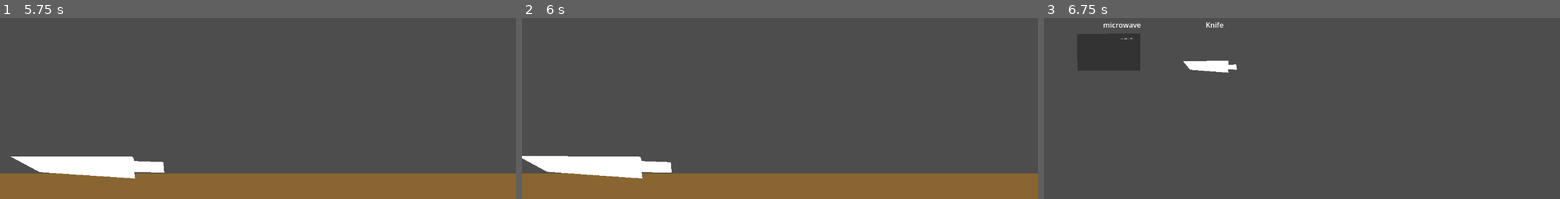
Above: before the commit, frames 1-3 (left to right).
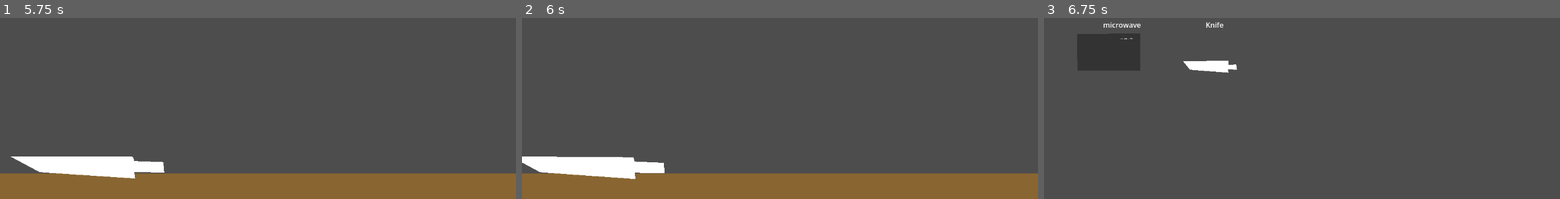
Above: after the commit, the same moments.

Repository: Sastingus/Team-name-GMTK-2026
Game: Godot game, scene res://scenes/worlds/world.tscn
The game is run twice, just before and just after one commit, with the same random seed, the same clock (stepped at 60 frames per second) and the same inputs.
Inputs (mouse positions are in pixels of both pictures, inside the frame that each line leads up to):
- Up to frame 1 (5.75 s): tap Enter at 0.5, 2, 3.5 s; move the mouse to (232, 112) at 0.52 s; right-click (232, 112) at 0.6 s; tap Space at 1.25, 2.75, 4.25 s; move the mouse to (412, 97) at 1.27 s; click (412, 97) at 1.35 s; move the mouse to (outside the picture) at 2.02 s; right-click (outside the picture) at 2.1 s; move the mouse to (283, 54) at 2.77 s; click (283, 54) at 2.85 s; move the mouse to (outside the picture) at 3.52 s; right-click (outside the picture) at 3.6 s; move the mouse to (371, 39) at 4.27 s; click (371, 39) at 4.35 s; move the mouse to (154, 68) at 5.02 s; right-click (154, 68) at 5.1 s
- Up to frame 2 (6 s): move the mouse to (609, 168) at 5.77 s; click (609, 168) at 5.85 s
- Up to frame 3 (6.75 s): move the mouse to (1276, 112) at 6.52 s; right-click (1276, 112) at 6.6 s

Frame 1 is identical in both runs. In frame 2, 0.6% of the frame differs, in the area x 0-29%, y 76-89%; in frame 3, nothing differs.

Commit message:
throwing

Diff:
--- a/scenes/components/grab_component.gd
+++ b/scenes/components/grab_component.gd
@@ -5,6 +5,10 @@
 @export var parent : RigidBody2D
 @export var disable_grabbing := false
 @export var station := Globals.Stations.KITCHEN
+
+var timer := 0.0
+var old_position := Vector2.ZERO
+var tracked_velocity := Vector2.ZERO
 
 var hovering := false
 var grabbing := false
@@ -14,17 +18,27 @@
 	grab_area.mouse_entered.connect(hover)
 	grab_area.mouse_exited.connect(stop_hovering)
 
-func _process(_delta: float) -> void:
+func _process(delta: float) -> void:
+	timer += delta
+	if timer >= 0.01:
+		tracked_velocity = (global_position-old_position)/timer
+
+		timer = 0.0
+		old_position = global_position
+
 	if disable_grabbing:
 		grabbing = false
+
 	if station != Globals.Stations.KITCHEN:
 		if Globals.current_station != station:
 			grabbing = false
 
 	if grabbing && Globals.mouse_down:
+		parent.freeze = true
 		parent.global_position = get_global_mouse_position()
 	if not Globals.mouse_down && grabbing:
-		parent.linear_velocity = Globals.mouse_velocity*Globals.THROW_STRENGTH
+		parent.freeze = false
+		parent.linear_velocity = tracked_velocity
 	if not Globals.mouse_down:
 		grabbing = false
 
